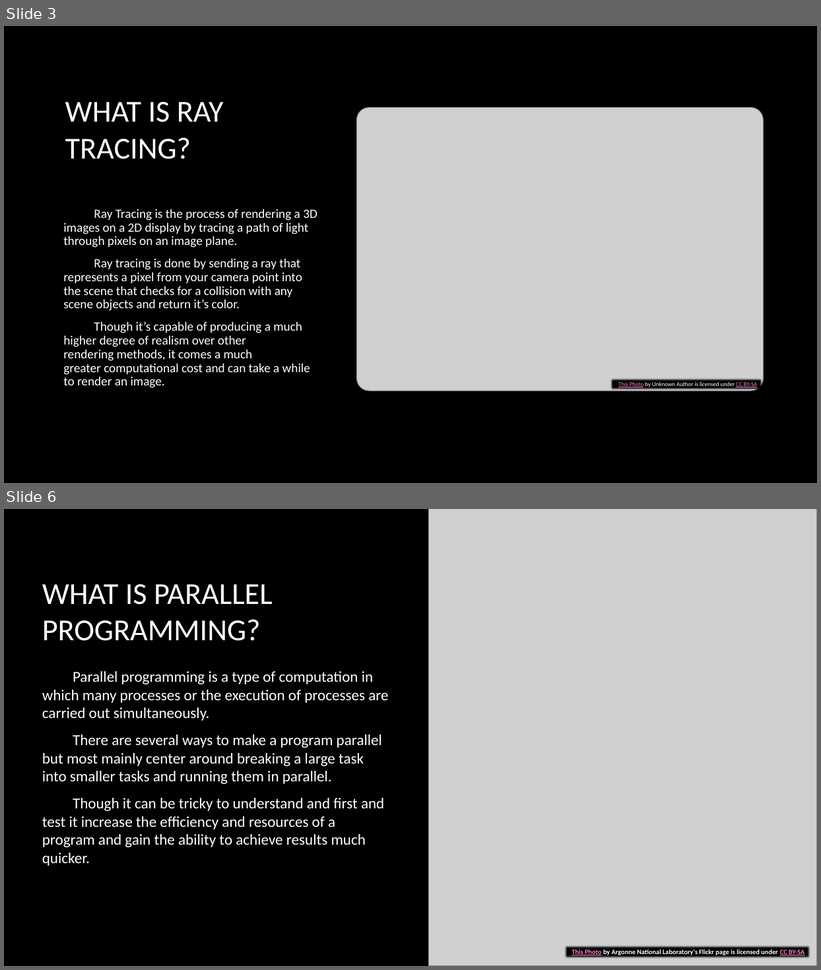
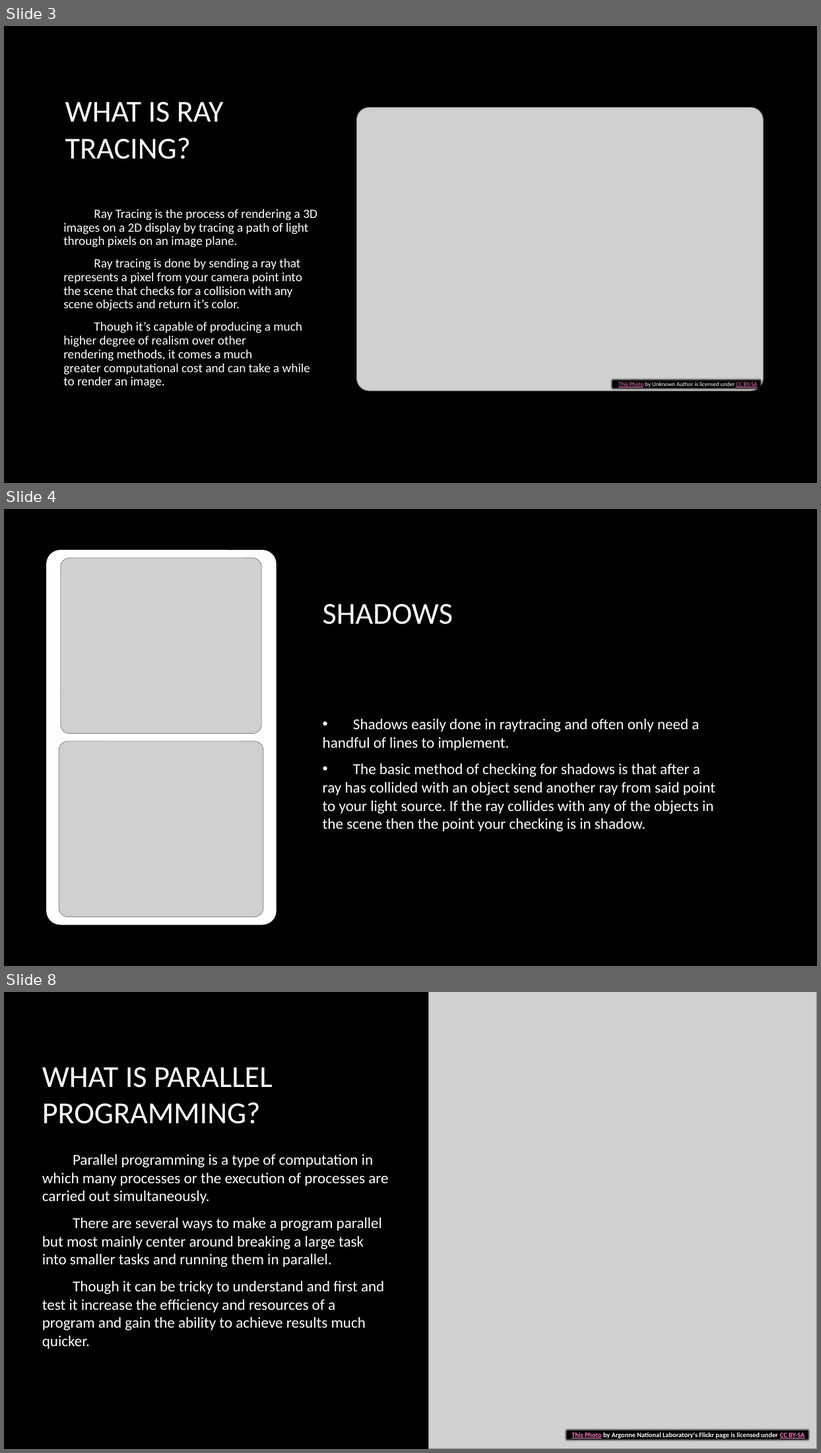
Before and after one commit to MariaPrograms/RayCasting, a slide deck: Graphics and Computational Programming.pptx. Shown one above the other, each under a label of ours: slides 3 and 6 before the commit, slides 3, 4 and 8 after it; the slides between them are not shown. The pictures are 821x970 and 821x1453 pixels, drawn with LibreOffice and Linux fonts; fonts in the diff are those of the drawing; grey boxes stand for pictures; background and template pictures are left out. Boxes give left, top, right and bottom in pixels: in the first picture for what was removed or moved away, otherwise in the second. Text is boxed around its words. In the diff, an @@ line names an element or a change of style, - is before the commit and + after.

```diff
--- a/Graphics and Computational Programming.pptx
+++ b/Graphics and Computational Programming.pptx
@@ slide 4 added at bbox=[4, 509, 817, 966], background picture (left out) @@
@@ rounded rectangle added at bbox=[48, 552, 275, 923], fill #FFFFFF, outline #FFFFFF 4 pt @@
@@ picture added at bbox=[61, 558, 262, 733] @@
@@ title added at bbox=[323, 604, 453, 625], 36 pt, text #FFFFFF @@
+SHADOWS
@@ text added at bbox=[323, 719, 715, 832], 18 pt, text #FFFFFF @@
+• Shadows easily done in raytracing and often only need a handful of lines to implement.
+• The basic method of checking for shadows is that after a ray has collided with an object send another ray from said point to your light source. If the ray collides with any of the objects in the scene then the point your checking is in shadow.
@@ picture added at bbox=[59, 741, 263, 917] @@
@@ what was slide 6 is now slide 8 @@
```
Also in this commit, not shown: 3 other slides added, 2 slides removed, 2 other files.
